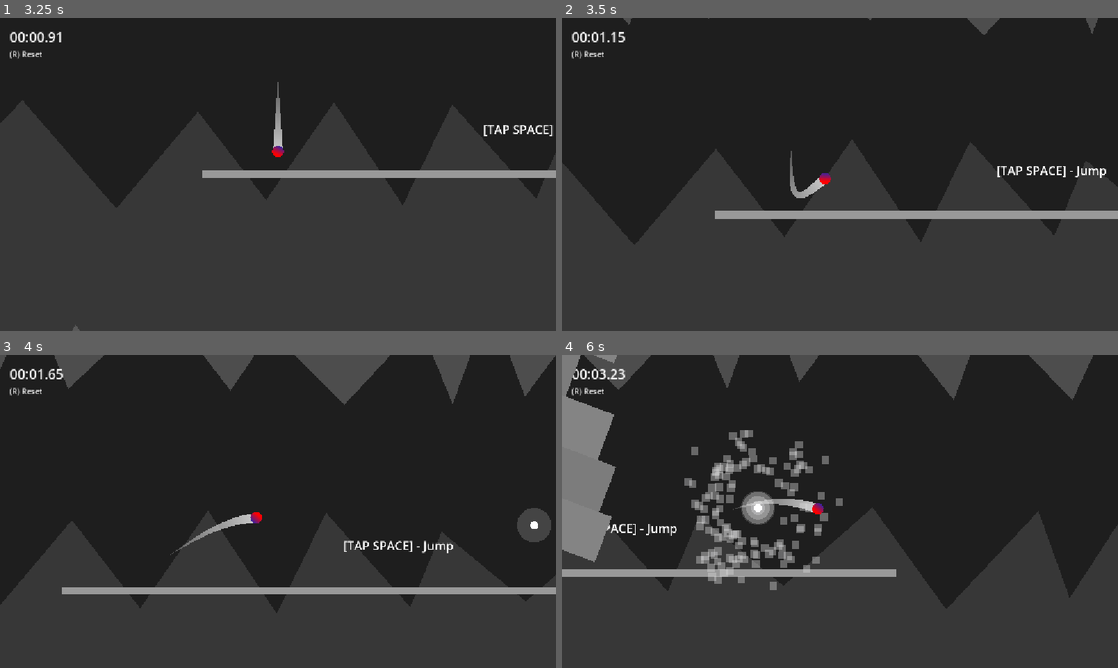
Above: before the commit, frames 1-4 (two rows, left to right).
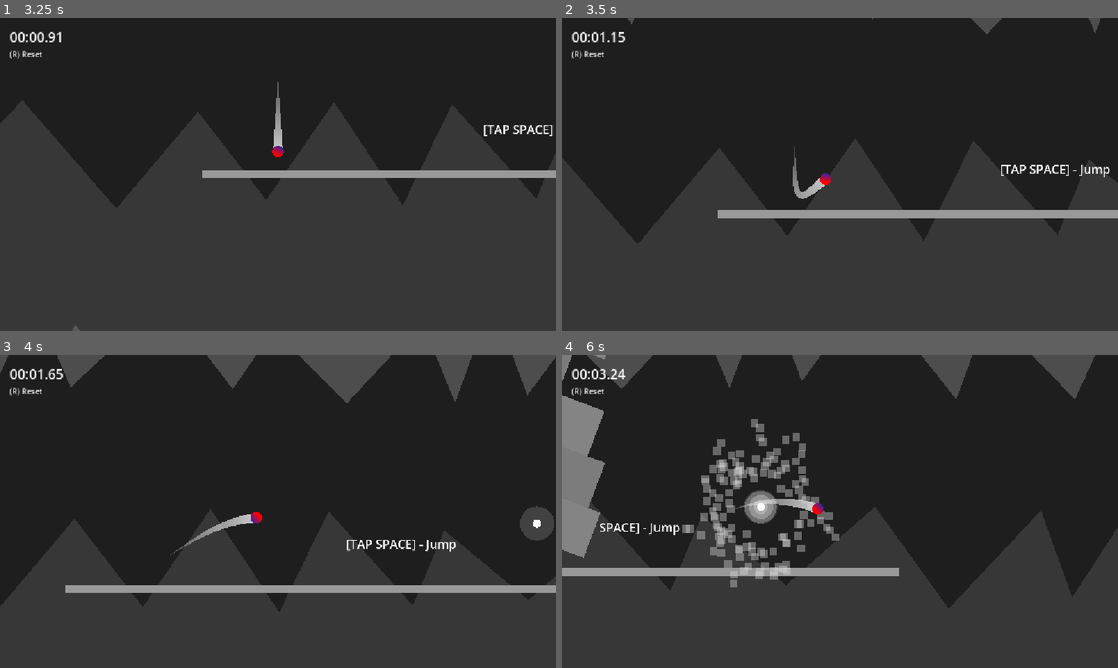
Above: after the commit, the same moments.

Repository: appellatebaton0/wierd-jam
Game: Godot game, scene res://Scenes/Main.tscn
Two runs of this game, one before a commit and one after it. Both use one fixed random seed, a clock stepped at 60 frames per second and the inputs below.
Inputs:
- Up to frame 1 (3.25 s): click "Introduction - BEST: 99:59.98" at 0.5 s; click "PLAY" at 1.25 s; click "PLAY" at 2 s; tap Space (Jump) at 2.75, 2.85, 3.02 s; hold W from 2.78 s (still down)
- Up to frame 2 (3.5 s): keep holding W; tap Space (Jump) at 3.32 s
- Up to frame 3 (4 s): tap Space (Jump) at 3.5, 3.6, 3.77 s; release W at 3.53 s
- Up to frame 4 (6 s): tap Space (Jump) at 4.07, 4.25, 4.35, 5, 5.1, 5.27, 5.57, 5.75, 5.85 s; hold W 4.28-5.78 s

Frame 1 is identical in both runs. In frame 2, 2.3% of the frame differs, in the area x 0-100%, y 0-73%; in frame 3, 3.1%; in frame 4, 8.2%, in the area x 0-100%, y 0-82%.

Commit message:
h15.6 - Testing Physics
I've noticed some inconsistencies with the physics - mainly you fall off sometime, under the right conditions.

Tried to fix it and failed, so we're pretty much back where we were.

Diff:
--- a/Scenes/Player.tscn
+++ b/Scenes/Player.tscn
@@ -45,7 +45,7 @@
 fill_to = Vector2(0.6495727, 0.7307692)
 
 [sub_resource type="CircleShape2D" id="CircleShape2D_kyqiw"]
-radius = 34.0
+radius = 28.000002
 
 [node name="Player" type="CharacterBody2D" unique_id=993666105 groups=["Player"]]
 z_index = 1
--- a/Scripts/Player.gd
+++ b/Scripts/Player.gd
@@ -89,7 +89,7 @@
 	var best_dot:float
 
 	for vec2 in of:
-		var vec_dot := vec2.dot(compared_to)
+		var vec_dot := vec2.normalized().dot(compared_to)
 
 		# IF the best doesn't exist, or this is better than that.
 		if not best or vec_dot > best_dot:
@@ -112,6 +112,8 @@
 	# Debug lines to show the direction and plane parallel. NOTE: Doesn't show correctly with rotation.
 	draw_line(Vector2.ZERO, -direction * 250, Color.RED, 15)
 
+	draw_line(Vector2.ZERO, -velocity.normalized() * 250, Color.AQUA, 10)
+
 	if snapped_to:
 		# Get the two options for jump directions. (Perpendiculars to current dir).
 		var a = direction.rotated(deg_to_rad(90))
